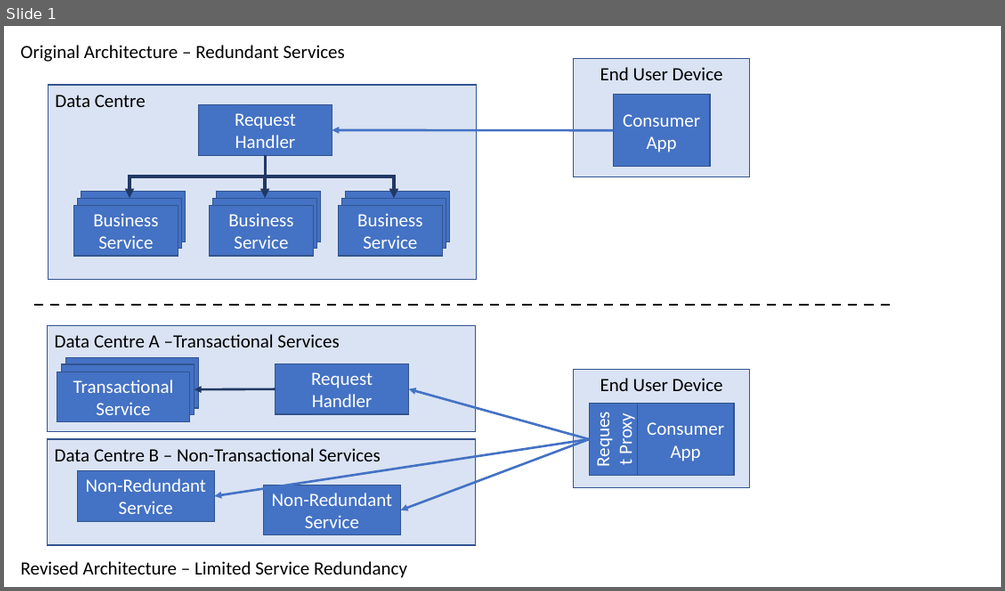
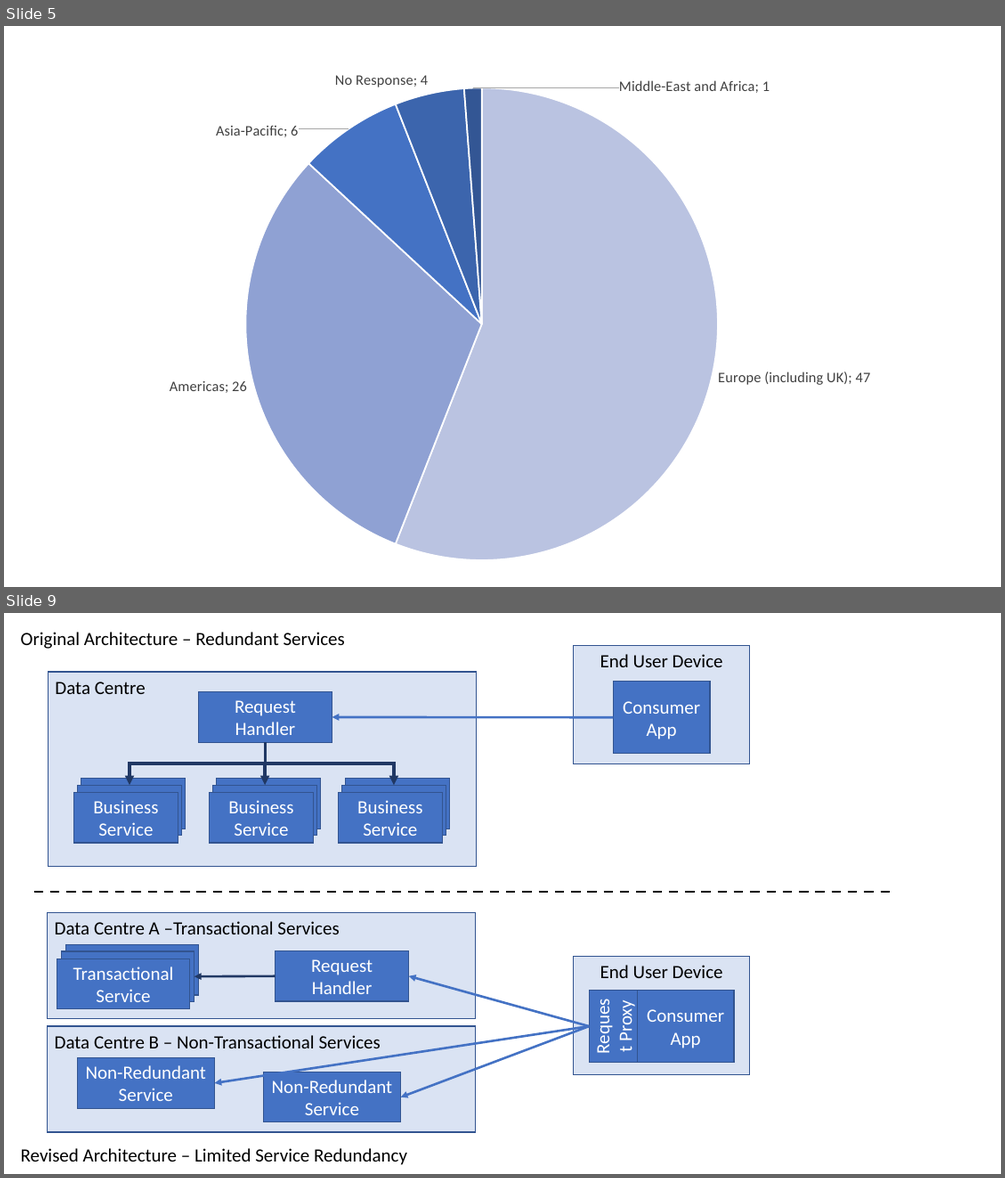
Before and after one commit to eoinwoods/phdthesis, a slide deck: Figures/Figure-Sources.pptx. Shown one above the other, each under a label of ours: slide 1 before the commit, slides 5 and 9 after it; the slides between them are not shown. The pictures are 1005x591 and 1005x1178 pixels, drawn with LibreOffice and Linux fonts; fonts in the diff are those of the drawing. Boxes give left, top, right and bottom in pixels: in the first picture for what was removed or moved away, otherwise in the second. Text is boxed around its words. In the diff, an @@ line names an element or a change of style, - is before the commit and + after.

```diff
--- a/Figures/Figure-Sources.pptx
+++ b/Figures/Figure-Sources.pptx
@@ slide 5 added at bbox=[4, 26, 1001, 587], background #FFFFFF @@
@@ pie chart added at bbox=[67, 55, 925, 571] @@
+categories: Europe (including UK), Americas, Asia-Pacific, No Response, Middle-East and Africa
+Series 1: 47, 26, 6, 4, 1
@@ what was slide 1 is now slide 9 @@
```
Also in this commit, not shown: 7 other slides added, 10 other files.
